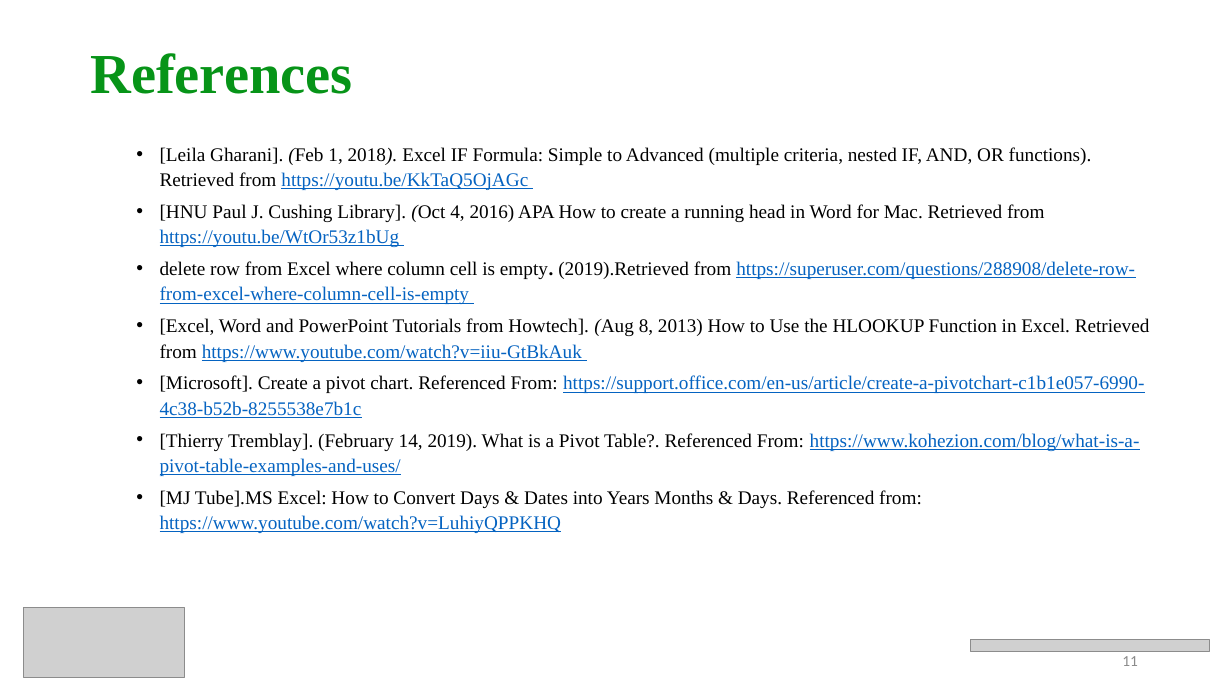
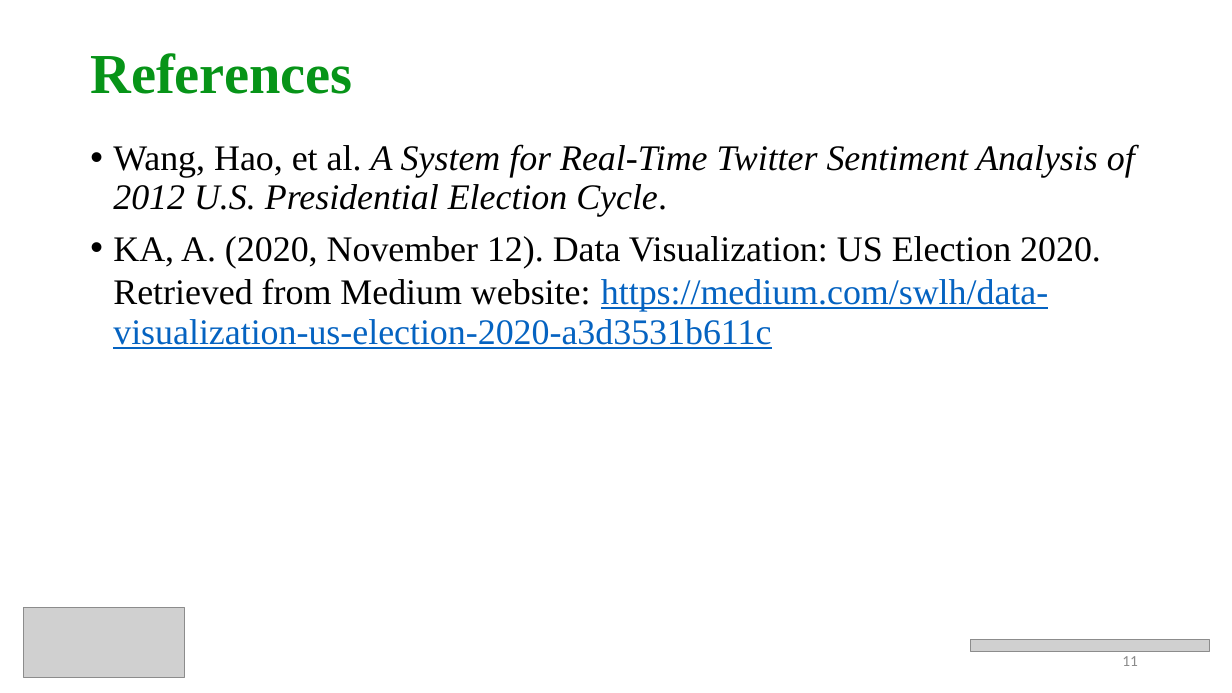
Before and after one commit to prithvikolla/Data-Visualization, a slide deck: slide 11 of Data-Visualization/Final Project/Kolla_FinalProject.pptx. Drawn at 1232x693 pixels with LibreOffice and Linux fonts; fonts in the diff are those of the drawing; grey boxes stand for pictures. Boxes give left, top, right and bottom in pixels: in the first picture for what was removed or moved away, otherwise in the second. Text is boxed around its words. In the diff, an @@ line names an element or a change of style, - is before the commit and + after.

```diff
--- a/Data-Visualization/Final Project/Kolla_FinalProject.pptx
+++ b/Data-Visualization/Final Project/Kolla_FinalProject.pptx
@@ text at bbox=[113, 144, 1135, 349]: text changed; size 15 to 28 pt @@
-  • [Leila Gharani]. (Feb 1, 2018). Excel IF Formula: Simple to Advanced (multiple criteria, nested IF, AND, OR functions). Retrieved from https://youtu.be/KkTaQ5OjAGc
-  • [HNU Paul J. Cushing Library]. (Oct 4, 2016) APA How to create a running head in Word for Mac. Retrieved from https://youtu.be/WtOr53z1bUg
-  • delete row from Excel where column cell is empty. (2019).Retrieved from https://superuser.com/questions/288908/delete-row-from-excel-where-column-cell-is-empty
-  • [Excel, Word and PowerPoint Tutorials from Howtech]. (Aug 8, 2013) How to Use the HLOOKUP Function in Excel. Retrieved from https://www.youtube.com/watch?v=iiu-GtBkAuk
-  • [Microsoft]. Create a pivot chart. Referenced From: https://support.office.com/en-us/article/create-a-pivotchart-c1b1e057-6990-4c38-b52b-8255538e7b1c
-  • [Thierry Tremblay]. (February 14, 2019). What is a Pivot Table?. Referenced From: https://www.kohezion.com/blog/what-is-a-pivot-table-examples-and-uses/
-  • [MJ Tube].MS Excel: How to Convert Days & Dates into Years Months & Days. Referenced from: https://www.youtube.com/watch?v=LuhiyQPPKHQ
+• Wang, Hao, et al. A System for Real-Time Twitter Sentiment Analysis of 2012 U.S. Presidential Election Cycle.
+• KA, A. (2020, November 12). Data Visualization: US Election 2020. Retrieved from Medium website: https://medium.com/swlh/data-visualization-us-election-2020-a3d3531b611c
```
Also in this commit, not shown: 8 other slides changed, 1 slide added, 1 slide removed, 5 other files.
